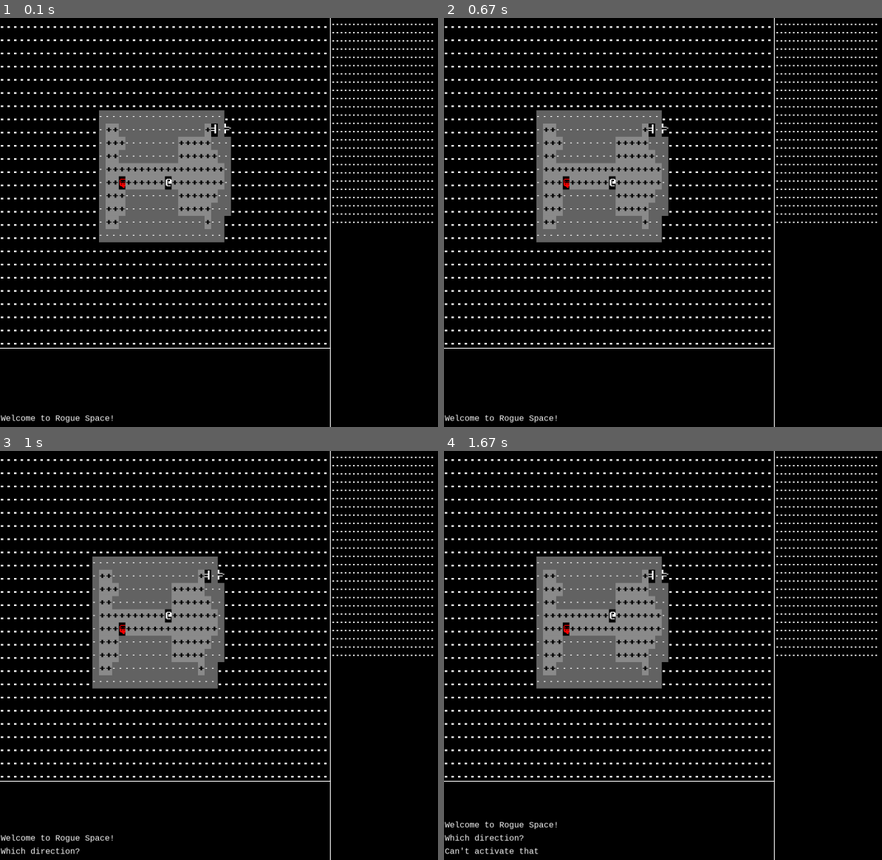
Above: before the commit, frames 1-4 (two rows, left to right).
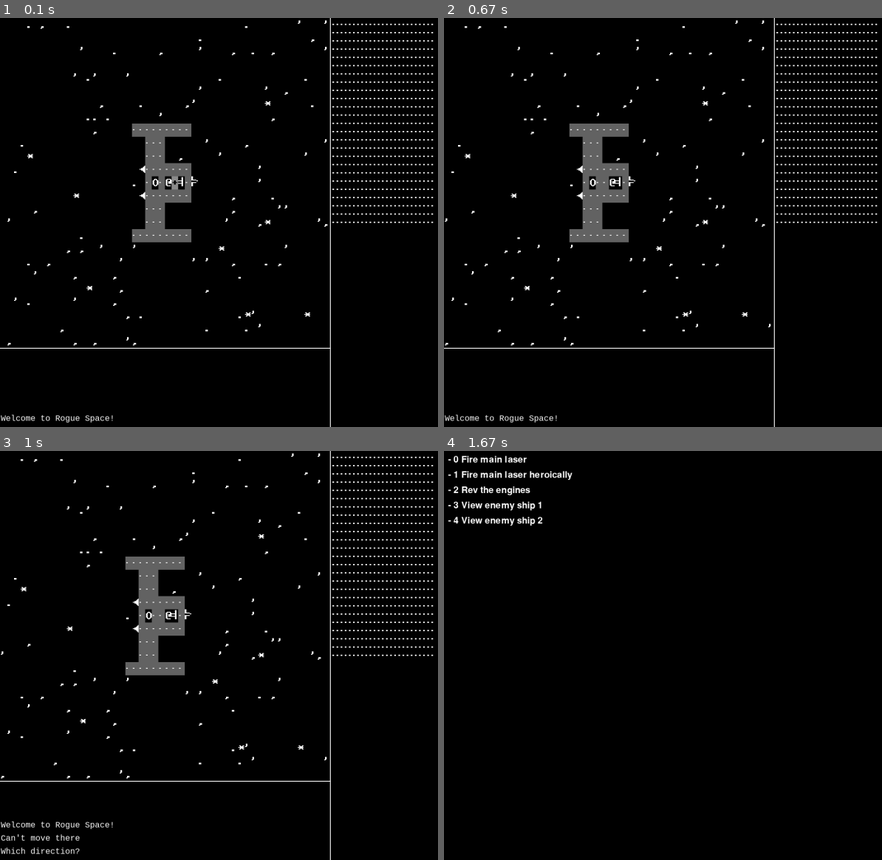
Above: after the commit, the same moments.

Repository: Alex-Sjoberg/Rogue-Space
Game: pygame game, started from Rogue Space/main.py
Two runs of this game, one before a commit and one after it. Both use one fixed random seed, a clock stepped at 60 frames per second and the inputs below.
Inputs:
- Up to frame 1 (0.1 s): no input
- Up to frame 2 (0.67 s): hold Right from 0.33 s (still down)
- Up to frame 3 (1 s): release Right at 0.8 s; hold Up from 0.83 s (still down); tap A at 0.98 s
- Up to frame 4 (1.67 s): release Up at 1.18 s; hold Right from 1.22 s (still down)

The runs differ from the first frame. In frame 1, 12% of the frame differs, in the area x 0-75%, y 0-81%; in frame 2, 12%; in frame 3, 12%; in frame 4, 17%, in the area x 0-99%, y 0-100%.

Commit message:
Split to allow multiple ships. Sensors in progress. Minimap in progress

Diff:
--- a/Rogue Space/component.py
+++ b/Rogue Space/component.py
@@ -27,6 +27,11 @@
             self.char = "\u00cb"
             self.action = Engine()
             self.name = "Engine"
+
+        elif type == g.C.SENSOR:
+            self.char = "O"
+            self.action = Sensor(self)
+            self.name = "Sensor"
 
         self.type = type
         self.tile = tile.Tile(character = self.char)
@@ -121,7 +126,7 @@
     def execute(self,*params):
         return self.target.execute(self.actionNum, *params)
 
-class MultiAction(CAction):
+class MultiAction(CAction):## for executing multiple component's actions with a single command
     def __init__(self,*actions):
         self.actions = list(actions)
 
@@ -133,3 +138,16 @@
 
     def addAction(self,action):
         self.actions.append(action)
+
+class Sensor(CAction):
+    def __init__(self,owner,description = "Use the sensors"):
+        self.owner = owner
+        self.description = description
+
+    def execute(self,actionNum = 0 , *params):
+        print(g.SHIPS)
+        toView = g.SHIPS[actionNum]
+        misc.displayMap(toView.width//2, toView.height//2, toView)
+        pygame.display.update()
+        input()
+        return 10
--- a/Rogue Space/data.py
+++ b/Rogue Space/data.py
@@ -47,7 +47,7 @@
 playMap = []
 
 global E
-E = enum("SPACE","WALL1","FLOOR","CDOOR","ODOOR","LASER","CTRLS","ENGNE")
+E = enum("SPACE","WALL1","FLOOR","CDOOR","ODOOR","LASER","CTRLS","ENGNE","SNSOR")
 
 global S
 S=enum("SHIP1","SHIP2")
@@ -56,7 +56,7 @@
 N = enum("CREWMAN","SLIME","NINJA")
 
 global C
-C = enum("LASER","CONTROL","TELEPAD","ENGINE")
+C = enum("LASER","CONTROL","TELEPAD","ENGINE","SENSOR")
 
 global SG
 SG = enum("FIRE")
@@ -95,3 +95,12 @@
 
 global MINIDISP
 MINIDISP = pygame.Surface( (MXt*MINISIZE//2 , MYt*MINISIZE)  )
+
+global MAPDISP
+MAPDISP = pygame.Surface((Xt * FONTSIZE , Yt * FONTSIZE))
+
+global CURSHIP
+CURSHIP = None
+
+global SHIPS
+SHIPS = []
--- a/Rogue Space/entity.py
+++ b/Rogue Space/entity.py
@@ -4,10 +4,11 @@
 @author: asjoberg
 '''
 import misc
+import data as g
 
 class Entity():
-    def __init__(self):
-        None
+    def __init__(self,ship = g.CURSHIP):
+        self.ship = ship
 
     def attack(self,target):
         misc.log("Hi-yah!")
--- a/Rogue Space/environ.py
+++ b/Rogue Space/environ.py
@@ -1,4 +1,4 @@
-import pygame,inventory,item,tile
+import pygame,inventory,item,tile,random
 import component as comp
 import data as g
 
@@ -21,16 +21,30 @@
             self.walkable = True
             ##self.inventory = inventory.Inventory(self,item.Item(),item.Item())
         elif type == g.E.SPACE:
-            self.char = "."
+            x = random.randrange(100)
+            if x <= 90:
+                self.char = " "
+            elif x < 93:
+                self.char = "."
+            elif x < 96:
+                self.char = ","
+            elif x < 99:
+                self.char = "'"
+            else:
+                self.char = "*"
+
         elif type == g.E.LASER:
-            self.char = "\u002B"
+            self.char = " "
             self.component = comp.Component(type = g.C.LASER)
         elif type == g.E.CTRLS:
             self.char = "\u002B"
             self.component = comp.Component(type = g.C.CONTROL)
         elif type == g.E.ENGNE:
-            self.char = "."
+            self.char = " "
             self.component = comp.Component(type = g.C.ENGINE)
+        elif type == g.E.SNSOR:
+            self.char = "\u002B"
+            self.component = comp.Component(type = g.C.SENSOR)
         else:
             self.bg = (0,0,0)
             self.char = "?"
--- a/Rogue Space/main.py
+++ b/Rogue Space/main.py
@@ -9,19 +9,20 @@
 pygame.init()
 
 
-
 def main():
     misc.initMinimap()
     timer = gameTime.Timer();
-    pShip = ship.Ship(1)
-    g.ENTS = [[None for i in range(g.MWIDTH)] for j in range(g.MHEIGHT)]
+    g.CURSHIP = pShip = ship.Ship(4)
+    eship1 = ship.Ship(2)
+    eship2 = ship.Ship(1)
+    #g.ENTS = [[None for i in range(g.MWIDTH)] for j in range(g.MHEIGHT)]
 
     misc.log("Welcome to Rogue Space!")
     #misc.log("This should be the second message to be displayed and it should be way too long so it is on multiple lin …(309 unchanged characters)…
 
-    p = player.Player(g.MWIDTH//2,g.MHEIGHT//2)
-    matey = npc.NPC(g.N.CREWMAN,23,17)
-    g.ENTS[p.yPos][p.xPos] = p
+    p = player.Player(g.MWIDTH//2,g.MHEIGHT//2,ship = pShip)
+    matey = npc.NPC(g.N.CREWMAN,23,17,eship1)
+    pShip.entMap[p.yPos][p.xPos] = p
     timer.register(p)
     timer.register(matey)
     pygame.display.update()
--- a/Rogue Space/misc.py
+++ b/Rogue Space/misc.py
@@ -8,60 +8,61 @@
 import math
 
 
-def displayMap(playerX,playerY):
+def displayMap(playerX,playerY, ship = g.CURSHIP):
 ##    debugMapDisplay()
-    g.SCREEN.fill((0,0,0))
+    print(g.CURSHIP)
+    g.MAPDISP.fill((0,0,0))
     for y in range(g.Yt):
         for x in range(g.Xt):
 ##            print (playerY, Yt//2, playerX)
-            displayAt(playerX-g.Xt//2 +x, playerY-g.Yt//2 +y,x,y)
+            displayAt(playerX-g.Xt//2 +x, playerY-g.Yt//2 +y,x,y,ship)
     displayUI()
 
-def displayAt(xTile,yTile,x,y):
+def displayAt(xTile,yTile,x,y,ship):
 ##    print(yTile,xTile,x,y , )
-    if isinstance(g.ENTS[yTile][xTile] , entity.Entity):
-        g.SCREEN.blit(g.ENTS[yTile][xTile].tile.image,(x*g.FONTSIZE//2,y*g.FONTSIZE))
-    elif g.playMap[yTile][xTile].component:
-        g.SCREEN.blit(g.playMap[yTile][xTile].component.tile.image,(x*g.FONTSIZE//2,y*g.FONTSIZE))
-    elif g.playMap[yTile][xTile].inventory:
-        g.SCREEN.blit(g.playMap[yTile][xTile].inventory.peek().tile.image,(x*g.FONTSIZE//2,y*g.FONTSIZE))
+    if isinstance(ship.entMap[yTile][xTile] , entity.Entity):
+        g.SCREEN.blit(ship.entMap[yTile][xTile].tile.image,(x*g.FONTSIZE//2,y*g.FONTSIZE))
+    elif ship.map[yTile][xTile].component:
+        g.SCREEN.blit(ship.map[yTile][xTile].component.tile.image,(x*g.FONTSIZE//2,y*g.FONTSIZE))
+    elif ship.map[yTile][xTile].inventory:
+        g.SCREEN.blit(ship.map[yTile][xTile].inventory.peek().tile.image,(x*g.FONTSIZE//2,y*g.FONTSIZE))
     else:
-        g.SCREEN.blit(g.playMap[yTile][xTile].tile.image,(x*g.FONTSIZE//2,y*g.FONTSIZE))
+        g.SCREEN.blit(ship.map[yTile][xTile].tile.image,(x*g.FONTSIZE//2,y*g.FONTSIZE))
 
-def debugMapDisplay():
-    for i in range (len(g.playMap)):
+def debugMapDisplay(ship):
+    for i in range (len(ship.map)):
         print()
-        for j in range(len(g.playMap[15])):
-            print(g.playMap[i][j].char,end = '')
+        for j in range(len(ship.map[15])):
+            print(ship.map[i][j].char,end = '')
 
-def checkMove(direction,x,y):
+def checkMove(direction,x,y,ship):
 
     if direction == "UP":
-        if y == 0 or not g.playMap[y-1][x].walkable:
+        if y == 0 or not ship.map[y-1][x].walkable:
             return False
     elif direction == "DOWN":
-        if y == len(g.playMap) or not g.playMap[y+1][x].walkable:
+        if y == len(ship.map) or not ship.map[y+1][x].walkable:
             return False
     elif direction == "LEFT":
-        if x == 0 or not g.playMap[y][x-1].walkable:
+        if x == 0 or not ship.map[y][x-1].walkable:
             return False
     elif direction == "RIGHT":
-        if x == len(g.playMap[0]) or not g.playMap[y][x+1].walkable:
+        if x == len(ship.map[0]) or not ship.map[y][x+1].walkable:
             return False
     return True
 
-def checkOccupied(direction,x,y):
+def checkOccupied(direction,x,y,ship):
 
     if direction == "UP":
-        target = g.ENTS[y-1][x]
+        target = ship.entMap[y-1][x]
     elif direction == "DOWN":
-        target = g.ENTS[y+1][x]
+        target = ship.entMap[y+1][x]
     elif direction == "LEFT":
-        target = g.ENTS[y][x-1]
+        target = ship.entMap[y][x-1]
     elif direction == "RIGHT":
-        target = g.ENTS[y][x+1]
+        target = ship.entMap[y][x+1]
 
-    if isinstance(target  , entity.Entity):
+    if isinstance(target, entity.Entity):
         return target
     else:
         return None
@@ -170,8 +171,8 @@
     g.SCREEN.blit(g.MINIDISP, (g.Xt*g.FONTSIZE//2 + 5, 2) )
 
 
-def redraw(xPos,yPos,map = g.playMap):
-    displayMap(xPos, yPos, map)
+def redraw(xPos,yPos,ship):
+    displayMap(xPos, yPos, ship)
     displayUI()
 
 def distance(p1,p2):
--- a/Rogue Space/npc.py
+++ b/Rogue Space/npc.py
@@ -7,13 +7,14 @@
 import pygame,misc,entity,tile
 
 class NPC(entity.Entity):
-    def __init__(self,Ntype,xPos,yPos):
+    def __init__(self,Ntype,xPos,yPos,ship):
+        super().__init__(ship=ship)
         self.Ntype = Ntype
         self.xPos = xPos
         self.yPos = yPos
         self.action_points = 0
 
-        g.ENTS[yPos][xPos] = self
+        self.ship.entMap[yPos][xPos] = self
 
         if Ntype == g.N.CREWMAN:
             self.friendly = True
@@ -42,8 +43,8 @@
 
     def move(self,direction):
 
-        if misc.checkMove(direction,self.xPos,self.yPos):
-            g.ENTS[self.yPos][self.xPos] = None
+        if misc.checkMove(direction,self.xPos,self.yPos,self.ship):
+            self.ship.entMap[self.yPos][self.xPos] = None
 
             if direction == "RIGHT":
                 self.xPos+=1
@@ -54,7 +55,7 @@
             elif direction == "DOWN":
                 self.yPos+=1
 
-            g.ENTS[self.yPos][self.xPos] = self
+            self.ship.entMap[self.yPos][self.xPos] = self
             return True
 
         return False
--- a/Rogue Space/player.py
+++ b/Rogue Space/player.py
@@ -4,15 +4,15 @@
 
 
 class Player(entity.Entity):
-    def __init__(self,x,y):
-
+    def __init__(self,x,y,ship):
+        super().__init__(ship = ship)
         self.tile = tile.Tile(character = "@")
 
 
         self.pos = self.tile.image.get_rect().move(g.Xt//2*(g.FONTSIZE//2),g.Yt//2*g.FONTSIZE)
 
-        self.xPos = len(g.playMap[0])//2
-        self.yPos = len(g.playMap)//2
+        self.xPos = len(self.ship.map[0])//2
+        self.yPos = len(self.ship.map)//2
         self.xDisp = self.xPos
         self.yDisp = self.yPos
 
@@ -22,9 +22,8 @@
         g.SCREEN.blit(self.tile.image,self.pos)
 
         self.inventory = inventory.Inventory(self)
-
     def take_turn(self):
-        misc.displayMap(self.xDisp,self.yDisp)
+        misc.displayMap(self.xDisp,self.yDisp,self.ship)
         while True:
             for newEvent in pygame.event.get():
     ##            print(newEvent.type)
@@ -41,7 +40,7 @@
                         return 50
                     elif newEvent.unicode == 'i':
                         self.inventory.examine()
-                        misc.displayMap(self.xDisp,self.yDisp)
+                        misc.displayMap(self.xDisp,self.yDisp,self.ship)
                         return 0
                     elif newEvent.unicode == ',':
                         if self.itemHere():
@@ -67,7 +66,7 @@
 
                     elif newEvent.key in [273,274,275,276]:
                         dir = self.chooseDir(newEvent.key)
-                        t = misc.checkOccupied(dir,self.xPos,self.yPos)
+                        t = misc.checkOccupied(dir,self.xPos,self.yPos,self.ship)
                         if isinstance(t,entity.Entity):
                             self.attack(t)
                             return 200
@@ -79,16 +78,16 @@
     def canActivate(self,dir,x,y):
         try:
             if dir == "UP":
-                if y == 0 or not g.playMap[y-1][x].component.action:
+                if y == 0 or not self.ship.map[y-1][x].component.action:
                     return False
             elif dir == "DOWN":
-                if y == len(g.playMap) or not g.playMap[y+1][x].component.action:
+                if y == len(self.ship.map) or not self.ship.map[y+1][x].component.action:
                     return False
             elif dir == "LEFT":
-                if x == 0 or not g.playMap[y][x-1].component.action:
+                if x == 0 or not self.ship.map[y][x-1].component.action:
                     return False
             elif dir == "RIGHT":
-                if x == len(g.playMap[0]) or not g.playMap[y][x+1].component.action:
+                if x == len(self.ship.map[0]) or not self.ship.map[y][x+1].component.action:
                     return False
             return True
         except AttributeError:
@@ -96,21 +95,21 @@
 
     def activate(self,dir,x,y):
         if dir == "UP":
-            return g.playMap[y-1][x].component.execute()
+            return self.ship.map[y-1][x].component.execute()
         elif dir == "DOWN":
-            return g.playMap[y+1][x].component.execute()
+            return self.ship.map[y+1][x].component.execute()
         elif dir == "LEFT":
-            return g.playMap[y][x-1].component.execute()
+            return self.ship.map[y][x-1].component.execute()
         elif dir == "RIGHT":
-            return g.playMap[y][x+1].component.execute()
+            return self.ship.map[y][x+1].component.execute()
 
     def move(self,direction):
-        if not misc.checkMove(direction,self.xPos,self.yPos):
+        if not misc.checkMove(direction,self.xPos,self.yPos,self.ship):
             misc.logNow("Can't move there")
             return False
         g.SCREEN.fill((0,0,0),self.pos)
-        g.SCREEN.blit(g.playMap[self.yPos][self.xPos].tile.image , self.pos)
-        g.ENTS[self.yPos][self.xPos] = None
+        g.SCREEN.blit(self.ship.map[self.yPos][self.xPos].tile.image , self.pos)
+        self.ship.entMap[self.yPos][self.xPos] = None
 
         if direction == "UP":
             if self.onEdge("y",-1):
@@ -119,7 +118,6 @@
             else:
                 self.yPos-=1
                 self.yDisp-=1
-                #misc.displayMap(self.xDisp,self.yDisp)
 
         elif direction == "DOWN":
             if self.onEdge("y",+1):
@@ -128,7 +126,6 @@
             else:
                 self.yPos+=1
                 self.yDisp+=1
-                #misc.displayMap(self.xDisp,self.yDisp)
 
         elif direction == "LEFT":
             if self.onEdge("x",-1):
@@ -137,7 +134,6 @@
             else:
                 self.xPos-=1
                 self.xDisp-=1
-                #misc.displayMap(self.xDisp,self.yDisp)
 
         elif direction == "RIGHT":
             if self.onEdge("x",+1):
@@ -146,19 +142,18 @@
             else:
                 self.xPos+=1
                 self.xDisp+=1
-                #misc.displayMap(self.xDisp,self.yDisp)
-        g.ENTS[self.yPos][self.xPos] = self
+        self.ship.entMap[self.yPos][self.xPos] = self
         g.SCREEN.blit(self.tile.image, self.pos)
 
         return True
     def itemHere(self):
-        if g.playMap[self.yPos][self.xPos].inventory:
+        if self.ship.map[self.yPos][self.xPos].inventory:
             return True
         return False
 
     def getItems(self):
         if not self.inventory.isFull():
-            tileInv = g.playMap[self.yPos][self.xPos].inventory
+            tileInv = self.ship.map[self.yPos][self.xPos].inventory
             for key in list(tileInv.getKeys()):
                 if not self.inventory.isFull():
                     self.inventory.addItem(tileInv.getItem(key))
@@ -169,11 +164,11 @@
 
     def onEdge(self,axis,direct):
         if axis == "x":
-            if ((self.xPos - g.Xt//2) <= 0 or (self.xPos +g.Xt//2) >= len(g.playMap[0])) and ((self.xPos - g.Xt//2 +direct) <= 0 or (self.xPos +g.Xt//2 +direct) >= len(g.playMap[0])):
+            if ((self.xPos - g.Xt//2) <= 0 or (self.xPos +g.Xt//2) >= len(self.ship.map[0])) and ((self.xPos - g.Xt//2 +direct) <= 0 or (self.xPos +g.Xt//2 +direct) >= len(self.ship.map[0])):
                 return True
             return False
         else:
-            if ((self.yPos -g.Yt//2) <= 0 or (self.yPos + g.Yt//2 ) >= len(g.playMap)-1) and ((self.yPos -g.Yt//2+direct) <= 0 or (self.yPos + g.Yt//2 + direct) >= len(g.playMap)-1):
+            if ((self.yPos -g.Yt//2) <= 0 or (self.yPos + g.Yt//2 ) >= len(self.ship.map)-1) and ((self.yPos -g.Yt//2+direct) <= 0 or (self.yPos + g.Yt//2 + direct) >= len(self.ship.map)-1):
                 return True
             return False
 
--- a/Rogue Space/ship.py
+++ b/Rogue Space/ship.py
@@ -4,8 +4,16 @@
 import component as comp
 
 class Ship():
-    def __init__(self,model):
+    def __init__(self,model,x = 100,y = 100):
         self.type = model
+        self.xPos = x
+        self.yPos = y
+        self.speed = 10
+        self.map = []
+        self.entMap = []
+        self.width = 0
+        self.height = 0
+
         if model == 1:
             self.makeShip([
                 [g.E.WALL1,g.E.WALL1,g.E.WALL1,g.E.WALL1,g.E.WALL1,g.E.WALL1,g.E.WALL1,g.E.WALL1,g.E.WALL1,g.E.WALL1,g.E.WALL1,g.E.WALL1,g.E.WALL1,g.E.WALL1,g.E.WALL1,g.E.WALL1,g.E.WALL1,g.E.WALL1,g.E.WALL1,g.E.SPACE],
@@ -61,23 +69,26 @@
                 [g.E.SPACE,g.E.SPACE,g.E.WALL1,g.E.WALL1,g.E.WALL1,g.E.SPACE,g.E.SPACE,g.E.SPACE,g.E.SPACE,g.E.SPACE],
                 [g.E.SPACE,g.E.SPACE,g.E.WALL1,g.E.WALL1,g.E.WALL1,g.E.SPACE,g.E.SPACE,g.E.SPACE,g.E.SPACE,g.E.SPACE],
                 [g.E.SPACE,g.E.ENGNE,g.E.WALL1,g.E.WALL1,g.E.WALL1,g.E.WALL1,g.E.WALL1,g.E.WALL1,g.E.WALL1,g.E.SPACE],
-                [g.E.SPACE,g.E.SPACE,g.E.WALL1,g.E.WALL1,g.E.WALL1,g.E.WALL1,g.E.FLOOR,g.E.CTRLS,g.E.WALL1,g.E.LASER],
+                [g.E.SPACE,g.E.SPACE,g.E.WALL1,g.E.SNSOR,g.E.WALL1,g.E.WALL1,g.E.FLOOR,g.E.CTRLS,g.E.WALL1,g.E.LASER],
                 [g.E.SPACE,g.E.ENGNE,g.E.WALL1,g.E.WALL1,g.E.WALL1,g.E.WALL1,g.E.WALL1,g.E.WALL1,g.E.WALL1,g.E.SPACE],
                 [g.E.SPACE,g.E.SPACE,g.E.WALL1,g.E.WALL1,g.E.WALL1,g.E.SPACE,g.E.SPACE,g.E.SPACE,g.E.SPACE,g.E.SPACE],
                 [g.E.SPACE,g.E.SPACE,g.E.WALL1,g.E.WALL1,g.E.WALL1,g.E.SPACE,g.E.SPACE,g.E.SPACE,g.E.SPACE,g.E.SPACE],
                 [g.E.WALL1,g.E.WALL1,g.E.WALL1,g.E.WALL1,g.E.WALL1,g.E.WALL1,g.E.WALL1,g.E.WALL1,g.E.WALL1,g.E.SPACE],
 
                   ])
+
             misc.printComponents()
-            g.COMPLIST[1].action.link(g.COMPLIST[2].action,description = "Fire main laser")
-            g.COMPLIST[1].action.link(g.COMPLIST[2].action,1,description = "Fire main laser heroically")
-            g.COMPLIST[1].action.link(comp.MultiAction(g.COMPLIST[0].action , g.COMPLIST[3].action) , 0 , description = "Rev the engines")
-            self.speed = 0
+            g.COMPLIST[2].action.link(g.COMPLIST[3].action,description = "Fire main laser")
+            g.COMPLIST[2].action.link(g.COMPLIST[3].action,1,description = "Fire main laser heroically")
+            g.COMPLIST[2].action.link(comp.MultiAction(g.COMPLIST[0].action , g.COMPLIST[4].action) , 0 , description = "Rev the engines")
+            g.COMPLIST[2].action.link(g.COMPLIST[1].action,0,description = "View enemy ship 1" )
+            g.COMPLIST[2].action.link(g.COMPLIST[1].action,1,description = "View enemy ship 2" )
+
 
     def makeShip(self,text):
         g.MWIDTH
         g.MHEIGHT
-
+        g.SHIPS.append(self)
         width = len(text[0])
         height = len(text)
         xfiller = yfiller = 5
@@ -90,18 +101,20 @@
             height = g.Yt
 
         for i in range(yfiller):## top filler stars
-            g.playMap.append([environ.Environ(g.E.SPACE) for i in range(width+10)])
+            self.map.append([environ.Environ(g.E.SPACE) for i in range(width+10)])
         for y in range(len(text)):
-            g.playMap.append([])##new y row
+            self.map.append([])##new y row
             for i in range(xfiller):##left filler
-                g.playMap[y+yfiller].append(environ.Environ(g.E.SPACE))
+                self.map[y+yfiller].append(environ.Environ(g.E.SPACE))
             for x in range(len(text[0])):#content
-                g.playMap[y+yfiller].append(environ.Environ(text[y][x]))
+                self.map[y+yfiller].append(environ.Environ(text[y][x]))
 
             for i in range(xfiller):#right filler
-                g.playMap[y+yfiller].append(environ.Environ(g.E.SPACE))
+                self.map[y+yfiller].append(environ.Environ(g.E.SPACE))
         for i in range(yfiller):# bottom filler stars
-            g.playMap.append([environ.Environ(g.E.SPACE) for i in range(width+10)])
+            self.map.append([environ.Environ(g.E.SPACE) for i in range(width+10)])
 
-        g.MWIDTH = width+10
-        g.MHEIGHT = height+10
+        self.width = g.MWIDTH = width+10
+        self.height = g.MHEIGHT = height+10
+
+        self.entMap = [[None for i in range(self.width)] for j in range(self.height)]
